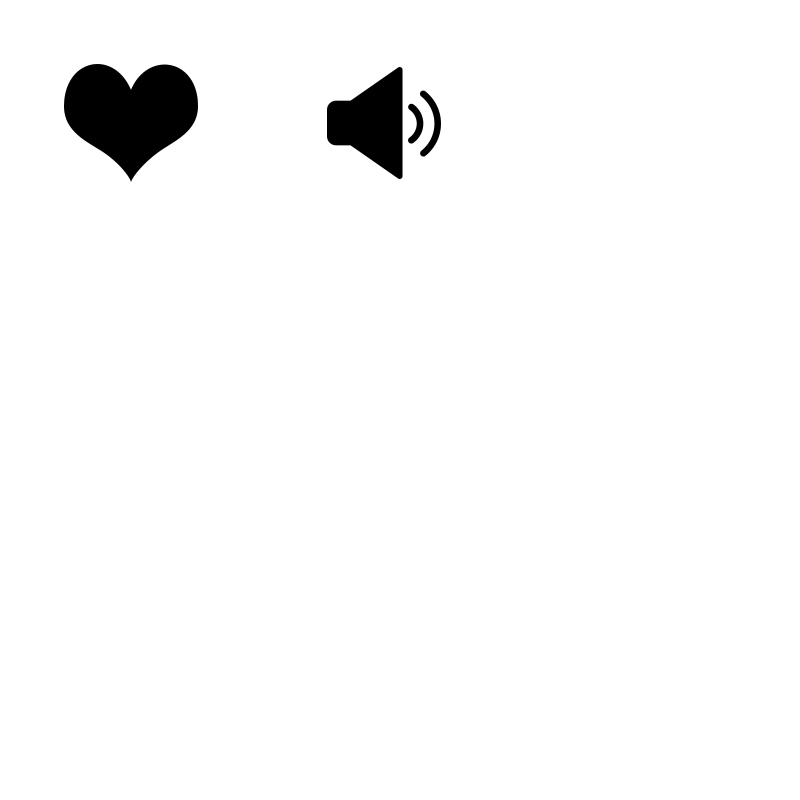
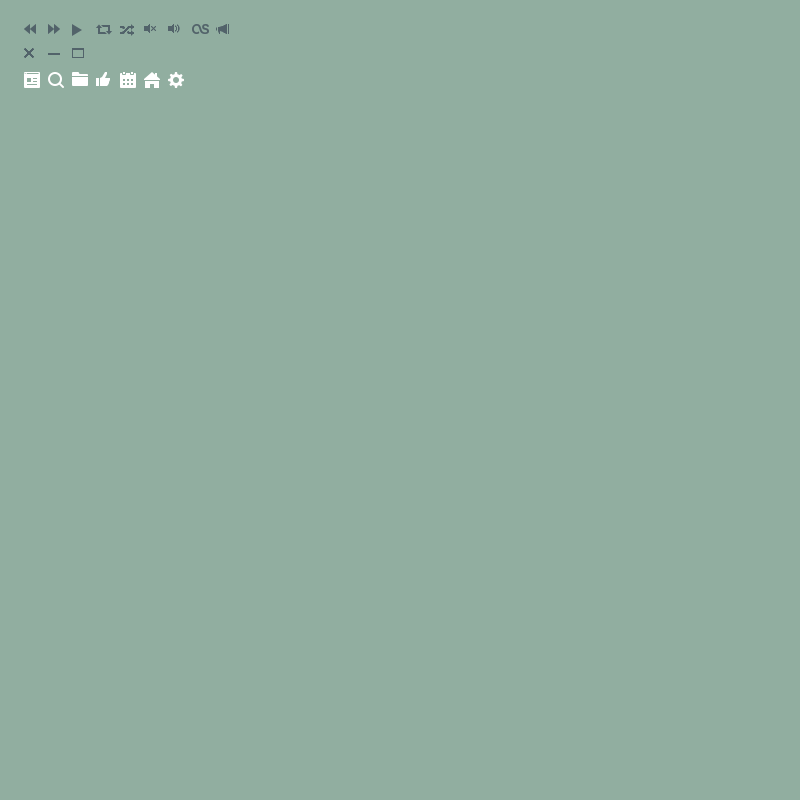
Layers edited between the first and the second 800×800 image:
removed layer "love.svg" over [64, 64, 198, 182]
removed layer "volume.svg" over [327, 67, 441, 179]
added group "menu-icons" with 7 layers above "track-prev.svg" over [24, 72, 184, 88]
added layer "menu-settings.svg" in group "menu-icons" over [168, 72, 184, 88]
added layer "menu-home.svg" in group "menu-icons" over [144, 72, 160, 88]
added layer "menu-events.svg" in group "menu-icons" over [120, 72, 136, 88]
added layer "menu-recommended.svg" in group "menu-icons" over [96, 72, 110, 86]
added layer "menu-lib.svg" in group "menu-icons" over [72, 72, 88, 86]
added layer "menu-search.svg" in group "menu-icons" over [48, 72, 64, 88]
added layer "menu-news.svg" in group "menu-icons" over [24, 72, 40, 88]
added layer "track-prev.svg" above "track-next.svg" over [24, 24, 36, 34]
added layer "track-next.svg" above "play.svg" over [48, 24, 60, 34]
added layer "play.svg" above "track-repeat.svg" over [72, 24, 82, 36]
added layer "track-repeat.svg" above "shuffle.svg" over [96, 24, 112, 35]
added layer "shuffle.svg" above "volume-min.svg" over [120, 24, 134, 36]
added layer "volume-min.svg" above "volume-max.svg" over [144, 24, 156, 33]
added layer "volume-max.svg" above "scrobble.svg" over [168, 24, 180, 33]
added layer "scrobble.svg" above "translate-vk.svg" over [192, 24, 209, 34]
added layer "translate-vk.svg" above "window-close.svg" over [216, 24, 229, 34]
added layer "window-close.svg" above "window-collapse.svg" over [24, 48, 34, 58]
added layer "window-collapse.svg" above "window-expand.svg" over [48, 53, 60, 55]
added layer "window-expand.svg" above "bg" over [72, 48, 84, 58]
renamed "Слой 0" to "bg", painted on it over [0, 0, 800, 800]
